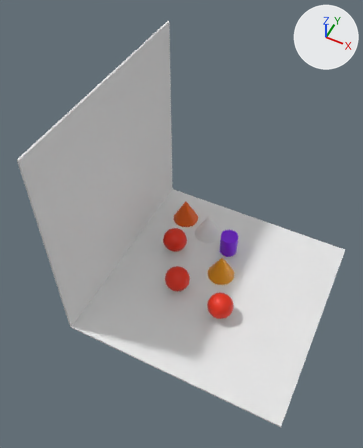
The glTF model interactivity/UseCase_02-variant3-Interactivity.gltf as it was, and as the next commit left it.
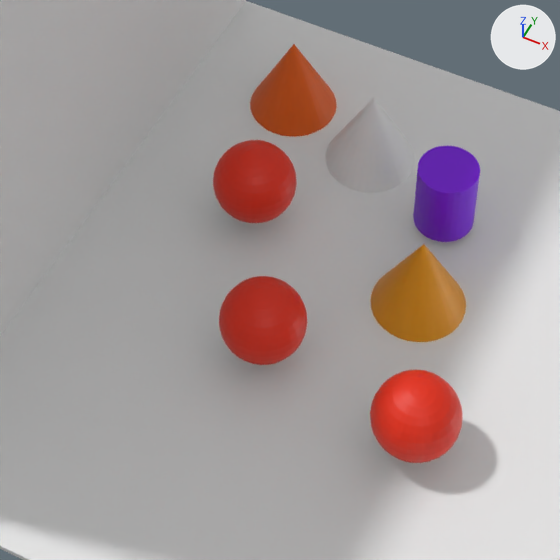
Each version appears first whole from a camera (50 mm lens) standing at (3.35, -9.24, 14.05) and looking at (-0.94, -0.67, 3.34), and next in a close-up on the part from 28% to 72% of the width and 42% to 77% of the height. The axes (+X, +Y, +Z) are drawn at upper right. The lights are the same throughout. Where no turn or scale is listed for an object, it has been applied to the vertices.
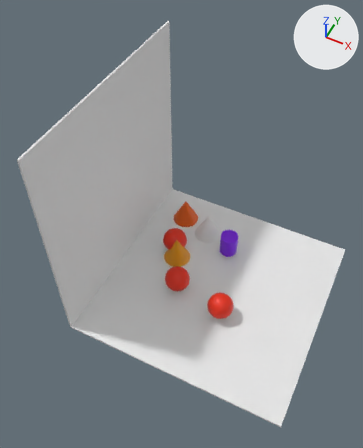
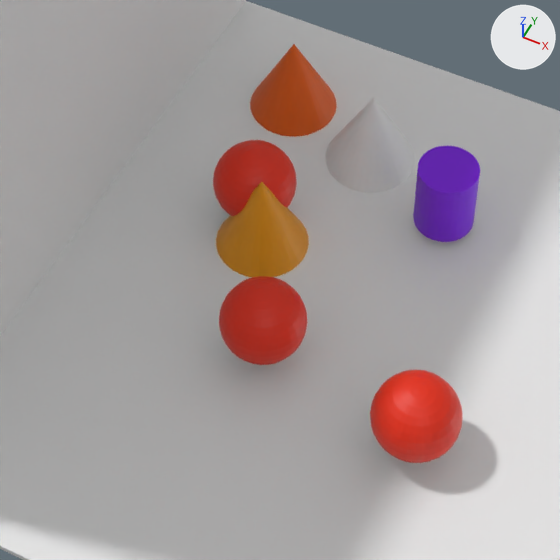
What differs and where, as boxes (x1, y1, x2, y2) in the close-ups (560 x 560 px):
'Cone', moved: before (370, 244, 466, 342); after (216, 182, 309, 277)

Diff of the bpy script that builds the scene:
```diff
--- a/interactivity/UseCase_02-variant3-Interactivity.gltf.py
+++ b/interactivity/UseCase_02-variant3-Interactivity.gltf.py
@@ ob_cone @@
 ob_cone = bpy.data.objects.new('Cone', me_cone)
-ob_cone.location = (-0.02, 0.51, 0.52)
+ob_cone.location = (-1.7, 0.51, 0.52)
```
